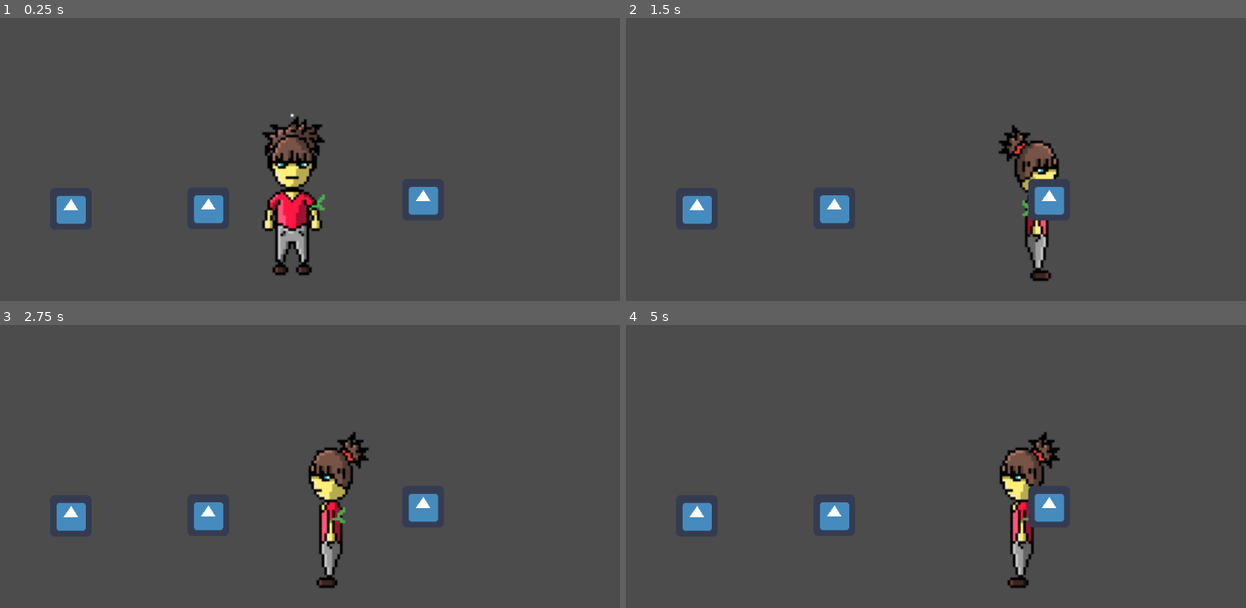
Above: before the commit, frames 1-4 (two rows, left to right).
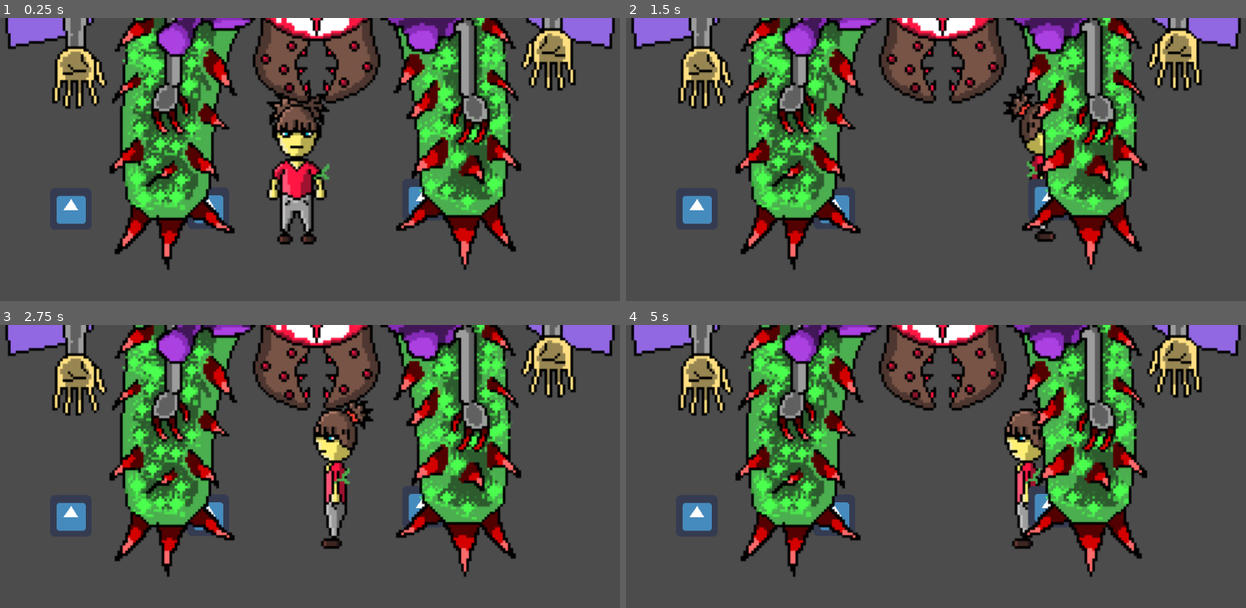
Above: after the commit, the same moments.

Repository: h19BeMa/Dream
Game: Godot game, scene res://Main.tscn
Two runs of this game, one before a commit and one after it. Both use one fixed random seed, a clock stepped at 60 frames per second and the inputs below. The engine's default icon, where the game draws it, is replaced by a stand-in: a white triangle on a blue panel in a dark square.
Inputs:
- Up to frame 1 (0.25 s): no input
- Up to frame 2 (1.5 s): tap Enter (ui_accept) at 0.5, 0.77 s; hold Right (ui_right) from 0.53 s (still down); tap J (dash) at 0.6 s; tap L (block) at 1.35 s
- Up to frame 3 (2.75 s): tap Enter (ui_accept) at 1.52, 2 s; tap J (dash) at 1.55, 2.1 s; release Right (ui_right) at 2.03 s; hold Left (ui_left) from 2.03 s (still down)
- Up to frame 4 (5 s): release Left (ui_left) at 2.78 s; hold Right (ui_right) 2.78-4.28 s; tap K (slash) at 2.85 s; tap Enter (ui_accept) at 3.02, 3.77, 4.52 s; tap J (dash) at 3.05, 3.6, 4.55 s; hold Left (ui_left) from 4.28 s (still down); tap L (block) at 4.35 s

The runs differ from the first frame. In frame 1, 38% of the frame differs, in the area x 0-100%, y 0-91%; in frame 2, 35%; in frame 3, 37%; in frame 4, 36%.
Error in both runs: Invalid call. Nonexistent function 'size' in base 'Nil'. (res://sword.gd:62)

Commit message:
lunch pushen på programeringen kl 12:00 03-31

Diff:
--- a/KinematicBody2D.gd
+++ b/KinematicBody2D.gd
@@ -44,7 +44,12 @@
 				cooldown = false
 
 	if Input.is_action_pressed("ui_right"):
-		velocity.x = SPEED * DASH
+		if Dduration == true:
+			DASH = 1
+			velocity.x = SPEED * DASH
+		else:
+			velocity.x = SPEED * DASH
+
 		if get_item.items["3"]["is_picked"] == true:
 			$CollisionShape2D/Sprite.flip_h = false
 			$CollisionShape2D/Sprite.play("walking_with_sword_R")
@@ -54,7 +59,11 @@
 
 
 	elif Input.is_action_pressed("ui_left"):
-		velocity.x = -SPEED * DASH
+		if Dduration == true:
+			DASH = 1
+			velocity.x = -SPEED * DASH
+		else:
+			velocity.x = -SPEED * DASH
 		if get_item.items["3"]["is_picked"] == true:
 			$CollisionShape2D/Sprite.flip_h = false
 			$CollisionShape2D/Sprite.play("walking_with_sword_L")
@@ -107,4 +116,8 @@
 	entered_sword = false
 
 func _on_Timer_timeout():
+	print("y")
 	cooldown = true
+func _on_dash_duration_timeout():
+	print("x")
+	Dduration = false
--- a/Main.tscn
+++ b/Main.tscn
@@ -6,6 +6,7 @@
 [ext_resource path="res://icon.png" type="Texture" id=4]
 [ext_resource path="res://door.gd" type="Script" id=5]
 [ext_resource path="res://sword.gd" type="Script" id=6]
+[ext_resource path="res://sprites/pixil-layer-Layer 1 Copy.png" type="Texture" id=7]
 
 [sub_resource type="RectangleShape2D" id=1]
 extents = Vector2( 534, 29 )
@@ -22,7 +23,10 @@
 script = ExtResource( 1 )
 
 [node name="player" parent="." instance=ExtResource( 2 )]
-position = Vector2( 471, 252 )
+position = Vector2( 487.325, 222.072 )
+
+[node name="Sprite" parent="player/CollisionShape2D" index="0"]
+frame = 1
 
 [node name="StaticBody2D" type="StaticBody2D" parent="."]
 position = Vector2( 507.65, 377.878 )
@@ -82,6 +86,11 @@
 
 [node name="Sprite" type="Sprite" parent="items/door"]
 texture = ExtResource( 4 )
+
+[node name="Sprite" type="Sprite" parent="."]
+position = Vector2( 504.461, -12.3361 )
+scale = Vector2( 2, 2 )
+texture = ExtResource( 7 )
 [connection signal="body_entered" from="items/item1" to="player" method="_on_Area2D_body_entered"]
 [connection signal="body_exited" from="items/item1" to="player" method="_on_Area2D_body_exited"]
 [connection signal="body_entered" from="items/sword" to="player" method="_on_sword_body_entered"]
--- a/player.tscn
+++ b/player.tscn
@@ -19,7 +19,7 @@
 [ext_resource path="res://sprites/caracter_walking_with_sword-2 (3).png" type="Texture" id=17]
 
 [sub_resource type="RectangleShape2D" id=1]
-extents = Vector2( 25.3419, 63.8574 )
+extents = Vector2( 53.4314, 120.829 )
 
 [sub_resource type="SpriteFrames" id=2]
 animations = [ {
@@ -54,14 +54,22 @@
 
 [node name="CollisionShape2D" type="CollisionShape2D" parent="."]
 shape = SubResource( 1 )
+__meta__ = {
+"_edit_group_": true
+}
 
 [node name="Sprite" type="AnimatedSprite" parent="CollisionShape2D"]
+position = Vector2( -9.28792, -3.31711 )
 scale = Vector2( 2, 2 )
 frames = SubResource( 2 )
-frame = 1
 playing = true
 
 [node name="dash_cooldown" type="Timer" parent="CollisionShape2D"]
 wait_time = 2.0
 autostart = true
+
+[node name="dash_duration" type="Timer" parent="CollisionShape2D"]
+wait_time = 2.0
+autostart = true
 [connection signal="timeout" from="CollisionShape2D/dash_cooldown" to="." method="_on_Timer_timeout"]
+[connection signal="timeout" from="CollisionShape2D/dash_duration" to="." method="_on_dash_duration_timeout"]
Not shown: 1 places in Main.tscn that only renumber resources
Binary file added: sprites/pixil-layer-Layer 1 Copy.png
Not shown, added: sprites/pixil-layer-Layer 1 Copy.png.import
Not shown, added: sprites/antagonist (1).pixil
Not shown, removed: sprites/antagonist.pixil
